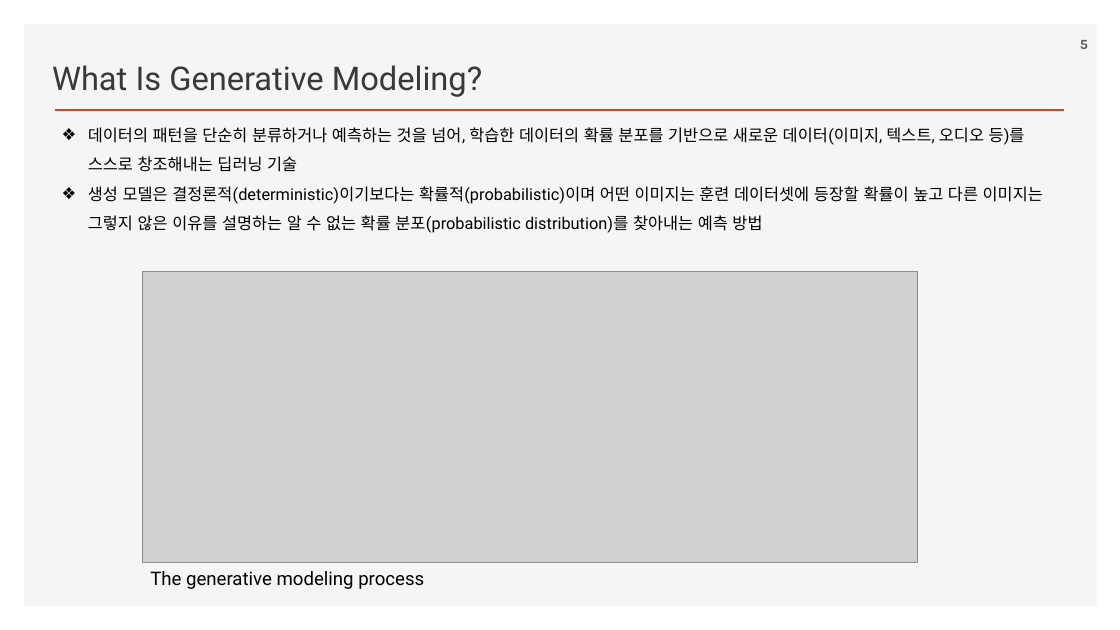
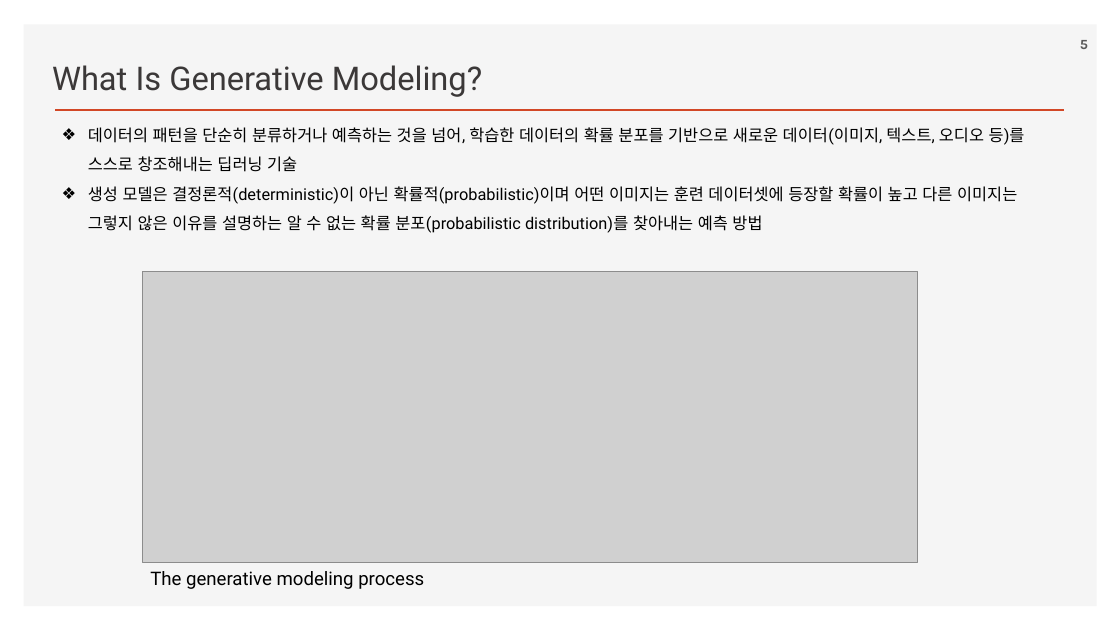
Before and after one commit to ancestor9/2026_Fall_Generative-Deep-Learning, a slide deck: slide 5 of Chapter 01 Generative Deep Learning.pptx. Drawn at 1120x630 pixels with LibreOffice and Linux fonts; fonts in the diff are those of the drawing; grey boxes stand for pictures; background and template pictures are left out. Boxes give left, top, right and bottom in pixels: in the first picture for what was removed or moved away, otherwise in the second. Text is boxed around its words. In the diff, an @@ line names an element or a change of style, - is before the commit and + after.

```diff
--- a/Chapter 01 Generative Deep Learning.pptx
+++ b/Chapter 01 Generative Deep Learning.pptx
@@ text at box(88, 186, 1017, 233): text changed @@
-❖ 생성 모델은 결정론적(deterministic)이기보다는 확률적(probabilistic)이며 어떤 이미지는 훈련 데이터셋에 등장할 확률이 높고 다른 이미지는 그렇지 않은 이유를 설명하는 알 수 없는 확률 분포(probabilistic distribution)를 찾아내는 예측 방법
+❖ 생성 모델은 결정론적(deterministic)이 아닌 확률적(probabilistic)이며 어떤 이미지는 훈련 데이터셋에 등장할 확률이 높고 다른 이미지는 그렇지 않은 이유를 설명하는 알 수 없는 확률 분포(probabilistic distribution)를 찾아내는 예측 방법
```
Also in this commit, not shown: 6 other slides changed, 6 slides added, 4 slides removed.
